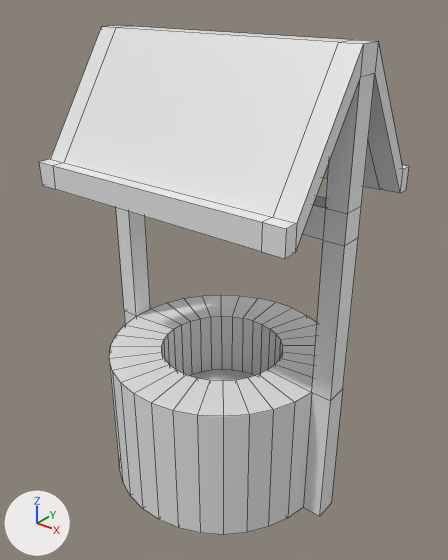
One commit to the FBX model Assets/3D/Well.fbx: the scene before it, then after it.
Before and after are seen from a camera (50 mm lens) standing at (1.107, -1.373, 1.552) and looking at (0.008, 0.0, 0.701). The lights are fixed; the arrows at lower left show +X, +Y and +Z. Mesh edges are drawn as thin lines. Where no turn or scale is listed for an object, it has been applied to the vertices.

In view in the first picture: 'Well'.
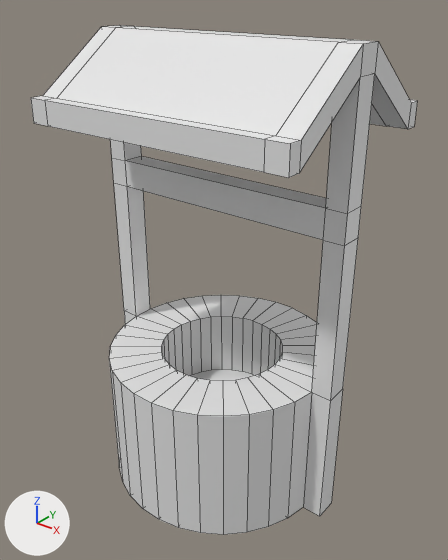
The newer file is also rescaled (x0.698) as a whole; pictures and numbers use the older file's frame.

Where the change shows, as pixel boxes [x1, y1, x2, y2] in the pictures (448 x 560 px; the box of a moved part takes in the faces that stretch with it):
'Well', reshaped: before [39, 25, 409, 535]; after [31, 25, 417, 535]
part 1 of me_cylinder, moved or reshaped: before [323, 44, 409, 193]; after [370, 42, 417, 129]
part 2 of me_cylinder, moved or reshaped: before [39, 27, 363, 259]; after [31, 27, 363, 178]

Patch to the scene script:
```diff
--- a/Assets/3D/Well.fbx.py
+++ b/Assets/3D/Well.fbx.py
@@ me_cylinder @@
 me_cylinder.from_pydata(...)  # 232 vertices, 206 faces; spans x -0.432..0.432, y -0.369..0.369, z -0.555..0.868
 # used by ob_well; location = (0.0, 0.0, 0.555)
+# me_cylinder part 1: all 16 vertices in x -0.432..0.432, y 0.275..0.315, z 0.445..0.516 are moved by (0.0, 0.0, 0.183)
+# me_cylinder part 2: all 16 vertices in x -0.432..0.432, y -0.315..-0.275, z 0.445..0.516 are moved by (0.0, 0.0, 0.183)
```
